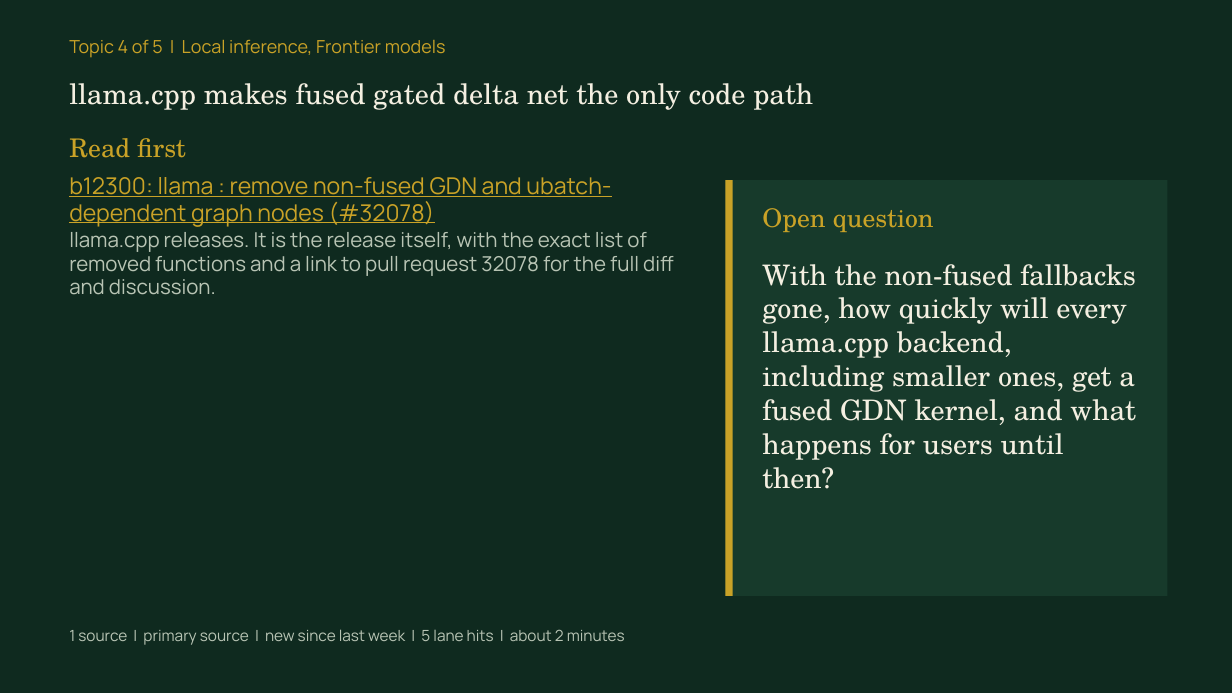
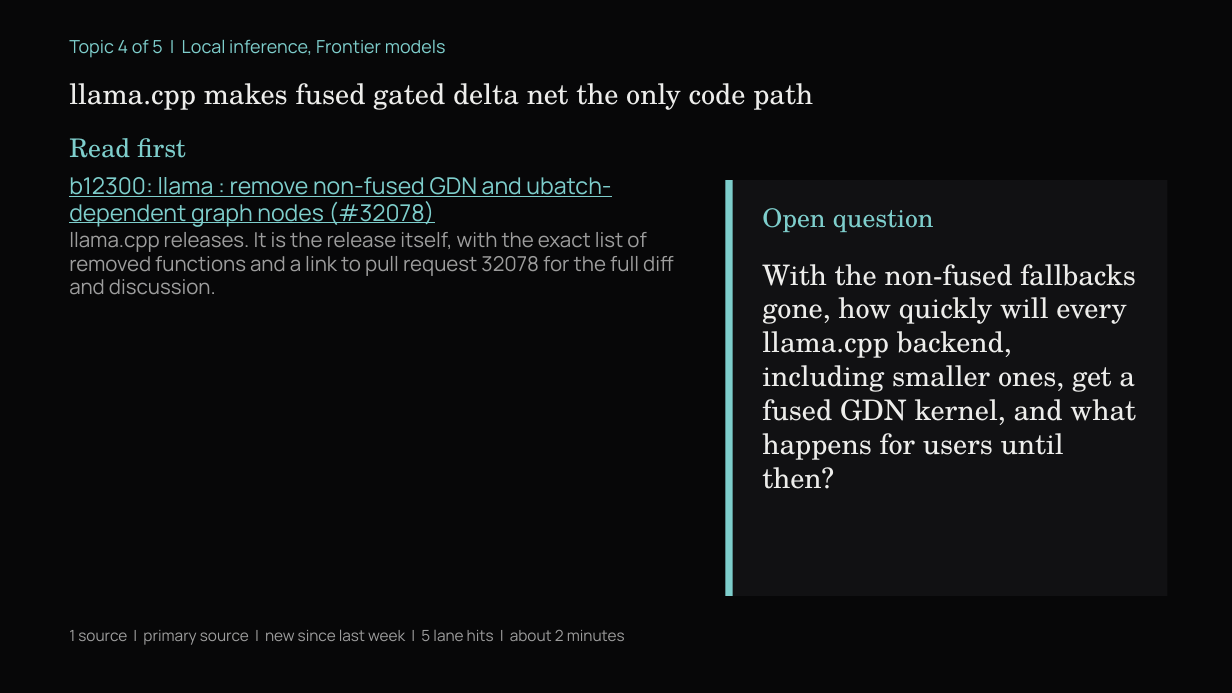
Before and after one commit to syb-code/news-digest, a slide deck: slide 13 of docs/learn/2026-11-11/briefing.pptx. Drawn at 1232x693 pixels with LibreOffice and Linux fonts; fonts in the diff are those of the drawing. Boxes give left, top, right and bottom in pixels: in the first picture for what was removed or moved away, otherwise in the second. Text is boxed around its words. In the diff, an @@ line names an element or a change of style, - is before the commit and + after.

```diff
--- a/docs/learn/2026-11-11/briefing.pptx
+++ b/docs/learn/2026-11-11/briefing.pptx
@@ background #0F2A1F to #070708 @@
@@ text "llama.cpp makes fused gated delta ..." at (69,83,813,110): text colour #F4EFE1 to #EDEDEB @@
@@ text "b12300: llama : remove non-fused ..." at (69,177,673,295): text colour #C9A227 to #7ECECC in "b12300: llama : remove non-fused GDN and ..."; text colour #B8C4B4 to #9D9D9D in "llama.cpp releases. It is the release itself, ..." @@
@@ rectangle at (726,180,1167,596): fill #173A2B to #111113 @@
@@ rectangle at (726,180,733,596): fill #C9A227 to #7ECECC @@
@@ text colour #C9A227 to #7ECECC in 3 elements at (69,39,446,58), (69,138,186,158), (762,208,934,232) @@
@@ text "With the non-fused fallbacks gone, ..." at (762,264,1136,489): text colour #F4EFE1 to #EDEDEB @@
@@ text "1 source | primary source ..." at (69,629,625,645): text colour #B8C4B4 to #9D9D9D @@
```
Also in this commit, not shown: 16 other slides changed, 9 other files.
